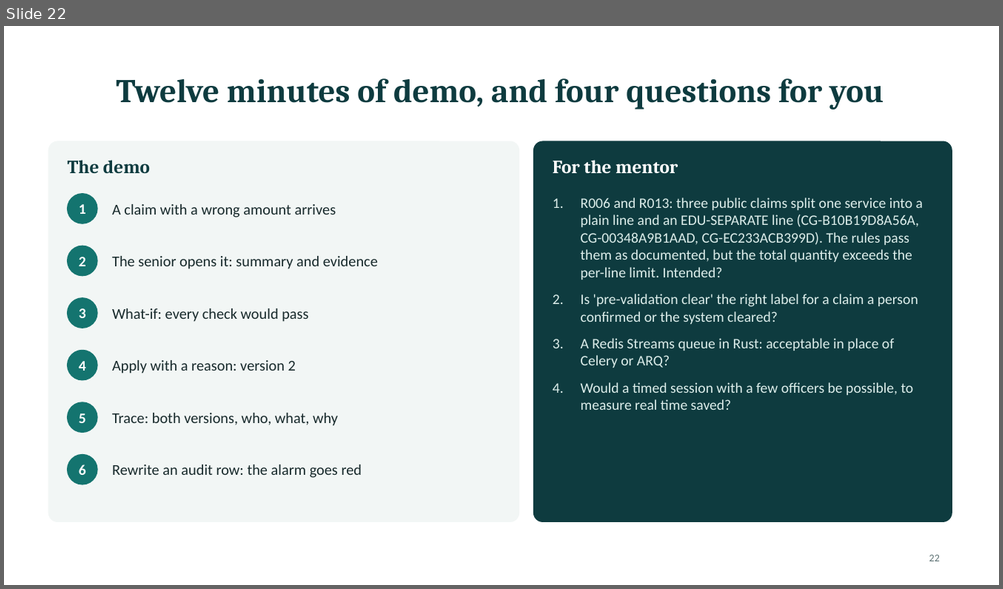
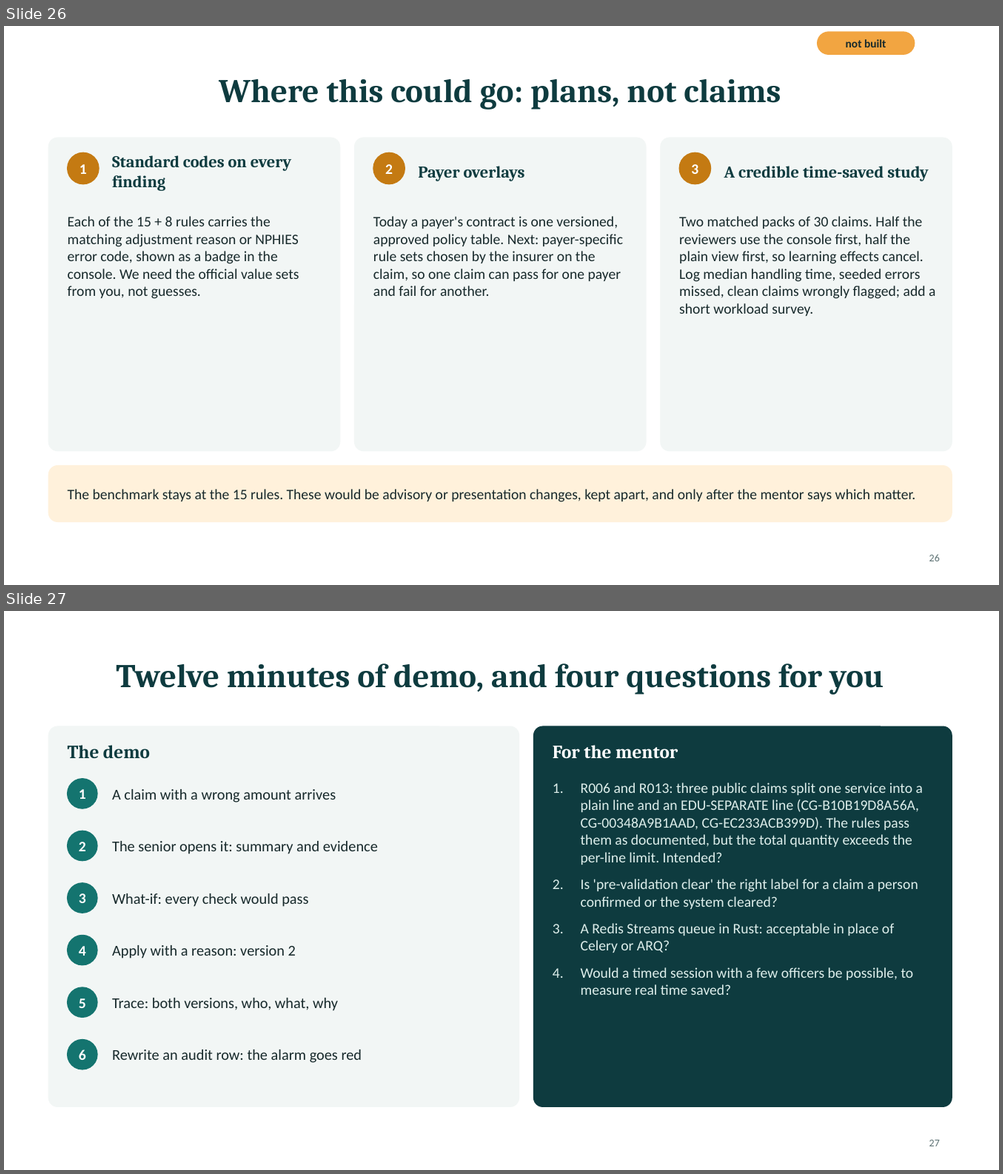
Before and after one commit to PublisherX02/Claim_Guard, a slide deck: docs/presentation/ClaimGuard_Mentor_Session.pptx. Shown one above the other, each under a label of ours: slide 22 before the commit, slides 26 and 27 after it. The pictures are 1003x589 and 1003x1174 pixels, drawn with LibreOffice and Linux fonts; fonts in the diff are those of the drawing. Boxes give left, top, right and bottom in pixels: in the first picture for what was removed or moved away, otherwise in the second. Text is boxed around its words. In the diff, an @@ line names an element or a change of style, - is before the commit and + after.

```diff
--- a/docs/presentation/ClaimGuard_Mentor_Session.pptx
+++ b/docs/presentation/ClaimGuard_Mentor_Session.pptx
@@ slide 26 added at [4,26,999,585], background #FFFFFF @@
@@ rounded rectangle added at [817,32,914,54], fill #F2A541, outline #F2A541 1 pt @@
@@ text added at [845,39,885,47], 11 pt, text #17292B, bold @@
+not built
@@ title added at [219,79,780,110], 32 pt, text #0E3B3F, bold @@
+Where this could go: plans, not claims
@@ rounded rectangle added at [48,138,340,452], fill #F2F6F5, outline #F2F6F5 1 pt @@
@@ ellipse added at [68,153,99,184], fill #C47A12, outline #C47A12 1 pt @@
@@ text added at [112,156,291,191], 16 pt, text #0E3B3F, bold @@
+Standard codes on every finding
@@ rounded rectangle added at [355,138,646,452], fill #F2F6F5, outline #F2F6F5 1 pt @@
@@ ellipse added at [373,153,404,184], fill #C47A12, outline #C47A12 1 pt @@
@@ rounded rectangle added at [660,138,951,452], fill #F2F6F5, outline #F2F6F5 1 pt @@
@@ ellipse added at [679,153,711,184], fill #C47A12, outline #C47A12 1 pt @@
@@ text added at [79,164,87,174], 14 pt, text #FFFFFF, bold @@
+1
@@ text added at [385,164,392,174], 14 pt, text #FFFFFF, bold @@
+2
@@ text added at [418,166,525,181], 16 pt, text #0E3B3F, bold @@
+Payer overlays
@@ text added at [691,164,698,174], 14 pt, text #FFFFFF, bold @@
+3
@@ text added at [724,166,928,181], 16 pt, text #0E3B3F, bold @@
+A credible time-saved study
@@ text added at [68,216,299,299], 14 pt, text #17292B @@
+Each of the 15 + 8 rules carries the matching adjustment reason or NPHIES error code, shown as a badge in the console. We need the official value sets from you, not guesses.
@@ text added at [373,216,623,296], 14 pt, text #17292B @@
+Today a payer's contract is one versioned, approved policy table. Next: payer-specific rule sets chosen by the insurer on the claim, so one claim can pass for one payer and fail for another.
@@ text added at [679,216,935,316], 14 pt, text #17292B @@
+Two matched packs of 30 claims. Half the reviewers use the console first, half the plain view first, so learning effects cancel. Log median handling time, seeded errors missed, clean claims wrongly flagged; add a short workload survey.
@@ rounded rectangle added at [48,466,951,522], fill #FFF1DB, outline #FFF1DB 1 pt @@
@@ text added at [68,489,916,503], 14 pt, text #17292B @@
+The benchmark stays at the 15 rules. These would be advisory or presentation changes, kept apart, and only after the mentor says which matter.
@@ page number added at [929,554,939,562], 10 pt, text #5C7173 @@
+26
@@ what was slide 22 is now slide 27 @@
@@ page number at [929,1140,939,1147]: text changed @@
-22
+27
```
Also in this commit, not shown: 6 slides changed, 5 other slides added, 1 slide removed, 2 other files.
